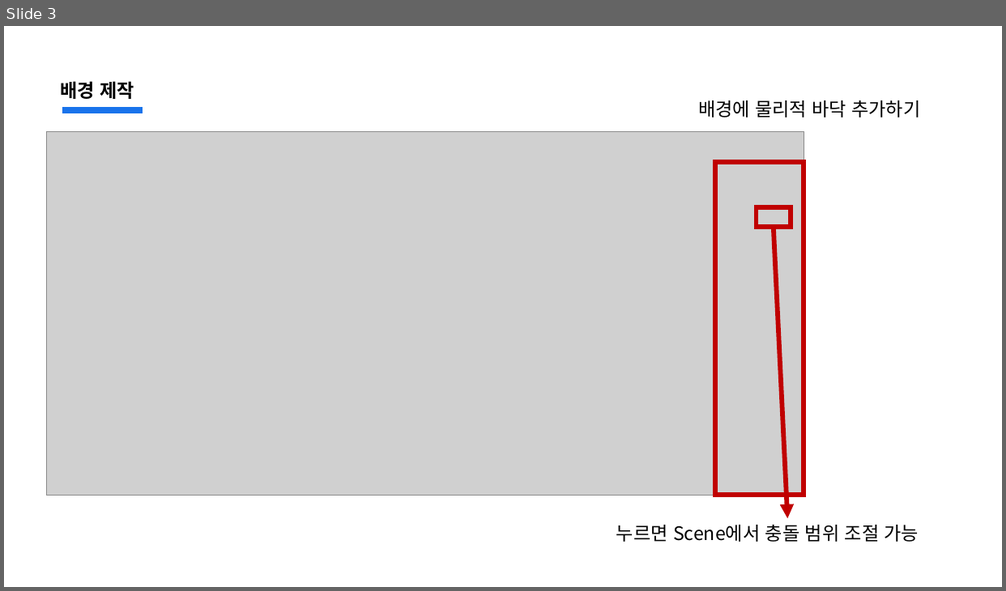
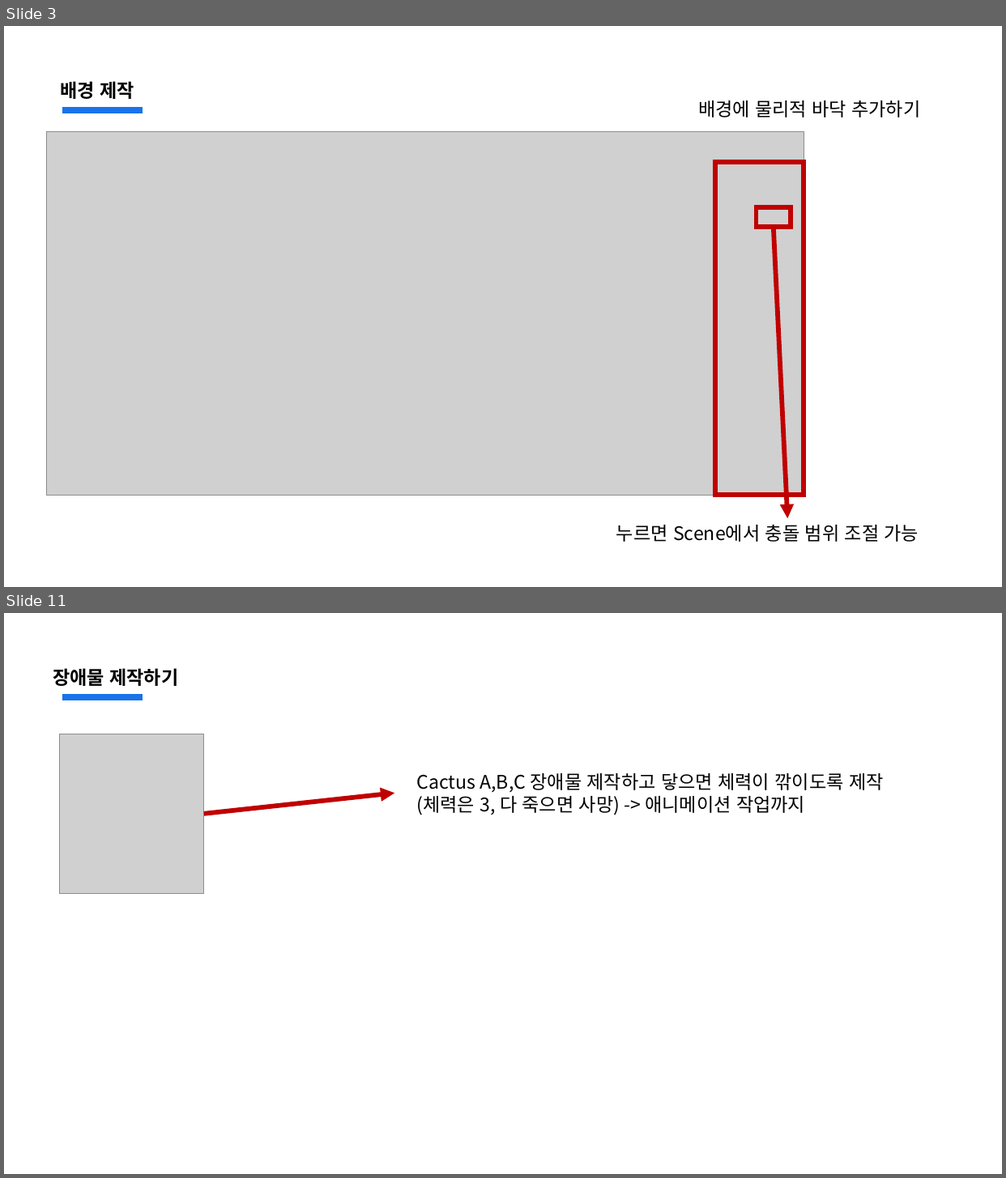
Before and after one commit to jsjin01/MJsec_Unity_Mentoring, a slide deck: MJsec_게임 개발 멘토링/MJsec_3주차.pptx. Shown one above the other, each under a label of ours: slide 3 before the commit, slides 3 and 11 after it; the slides between them are not shown. The pictures are 1006x591 and 1006x1178 pixels, drawn with LibreOffice and Linux fonts; fonts in the diff are those of the drawing; grey boxes stand for pictures. Boxes give left, top, right and bottom in pixels: in the first picture for what was removed or moved away, otherwise in the second. Text is boxed around its words. In the diff, an @@ line names an element or a change of style, - is before the commit and + after.

```diff
--- a/MJsec_게임 개발 멘토링/MJsec_3주차.pptx
+++ b/MJsec_게임 개발 멘토링/MJsec_3주차.pptx
@@ slide 11 added at <box>4,613,1002,1174</box>, background #FFFFFF; not listed: 1 template element that a slide beside it also shows @@
@@ text added at <box>53,668,178,686</box>, 18 pt, text #000000, bold @@
+장애물 제작하기
@@ picture added at <box>59,734,204,894</box> @@
@@ text added at <box>417,773,884,815</box>, 18 pt, text #000000 @@
+Cactus A,B,C 장애물 제작하고 닿으면 체력이 깎이도록 제작(체력은 3, 다 죽으면 사망) -> 애니메이션 작업까지
@@ arrow added from (204, 814) to (394, 794), #C00000 4.5 pt @@
```
Also in this commit, not shown: 1 slide changed, 6 other slides added, 27 other files.
